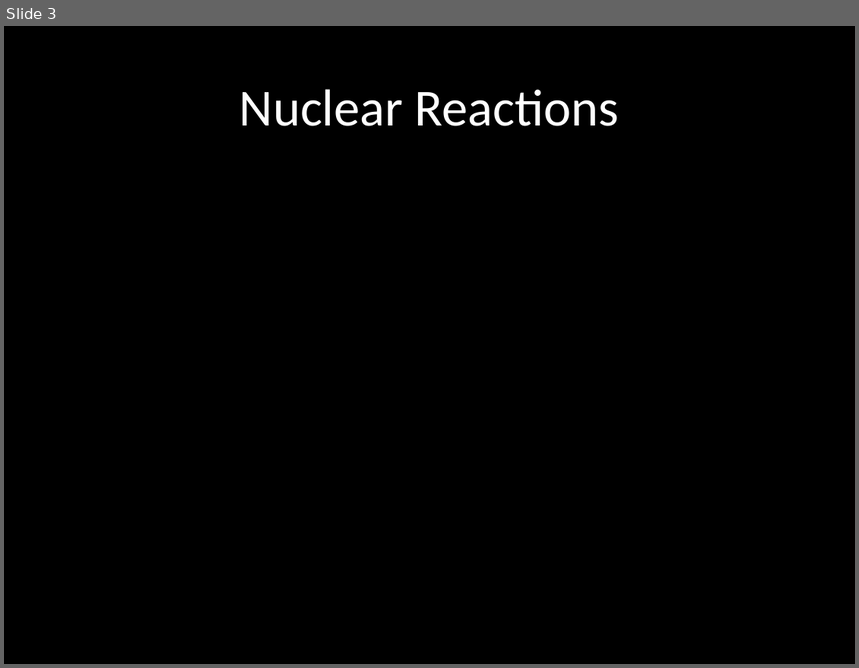
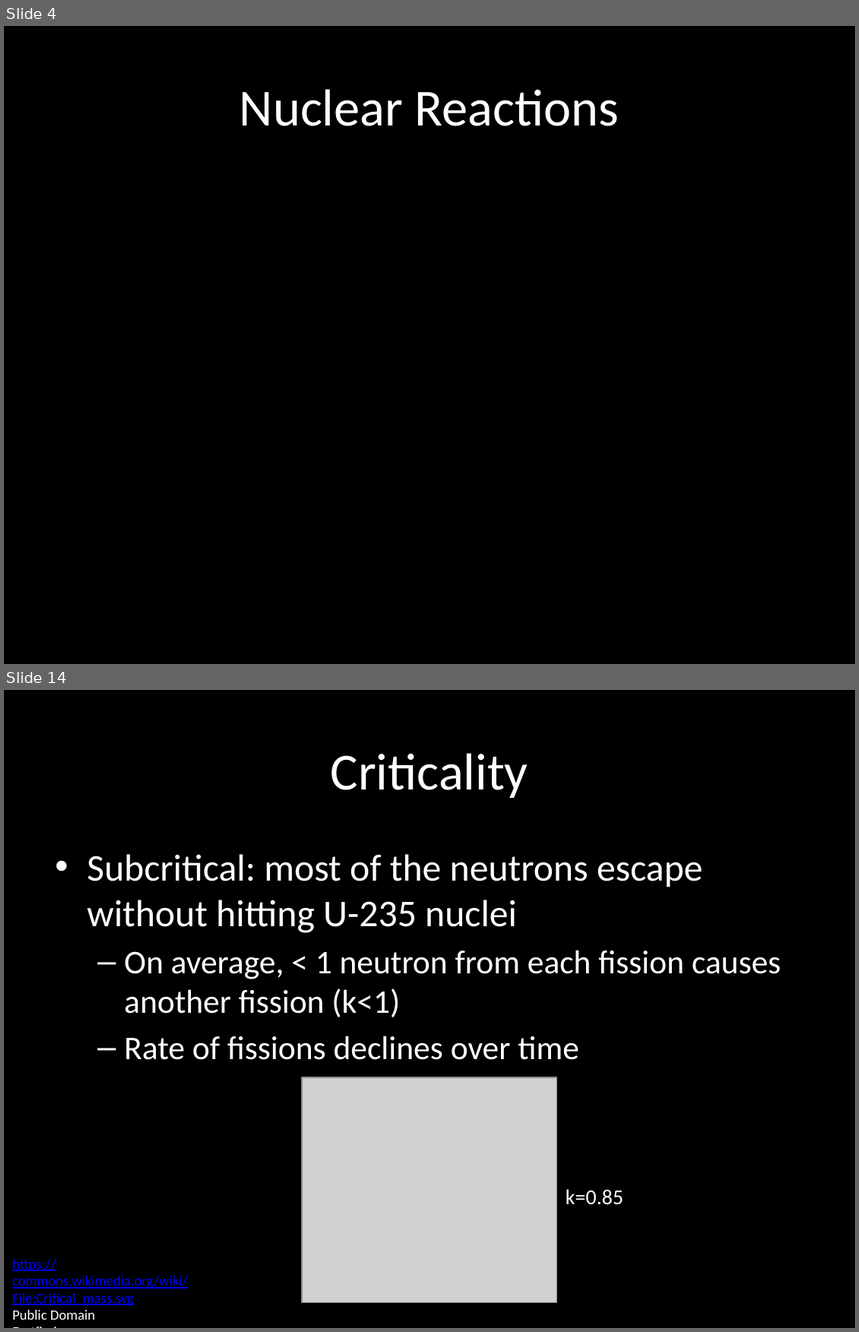
Before and after one commit to carlosgj/FRC-Training, a slide deck: Nuclear Physics Part 3.pptx. Shown one above the other, each under a label of ours: slide 3 before the commit, slides 4 and 14 after it; the slides between them are not shown. The pictures are 859x668 and 859x1332 pixels, drawn with LibreOffice and Linux fonts; fonts in the diff are those of the drawing; grey boxes stand for pictures; background and template pictures are left out. Boxes give left, top, right and bottom in pixels: in the first picture for what was removed or moved away, otherwise in the second. Text is boxed around its words. In the diff, an @@ line names an element or a change of style, - is before the commit and + after.

```diff
--- a/Nuclear Physics Part 3.pptx
+++ b/Nuclear Physics Part 3.pptx
@@ slide 14 added at (x1=4, y1=690, x2=855, y2=1328), background #000000 @@
@@ title added at (x1=331, y1=753, x2=528, y2=798), 44 pt, text #FFFFFF @@
+Criticality
@@ text added at (x1=87, y1=854, x2=781, y2=1060), 28 pt, text #FFFFFF @@
+• Subcritical: most of the neutrons escape without hitting U-235 nuclei
+  – On average, < 1 neutron from each fission causes another fission (k<1)
+  – Rate of fissions declines over time
@@ picture added at (x1=302, y1=1078, x2=557, y2=1303) @@
@@ text added at (x1=566, y1=1189, x2=623, y2=1205), 18 pt, text #FFFFFF @@
+k=0.85
@@ text added at (x1=12, y1=1259, x2=188, y2=1320), 12 pt, text #0000FF, underline @@
+https://commons.wikimedia.org/wiki/File:Critical_mass.svg
+Public Domain
+Fastfission
@@ what was slide 3 is now slide 4 @@
```
Also in this commit, not shown: 1 slide changed, 16 other slides added, 4 other files.
